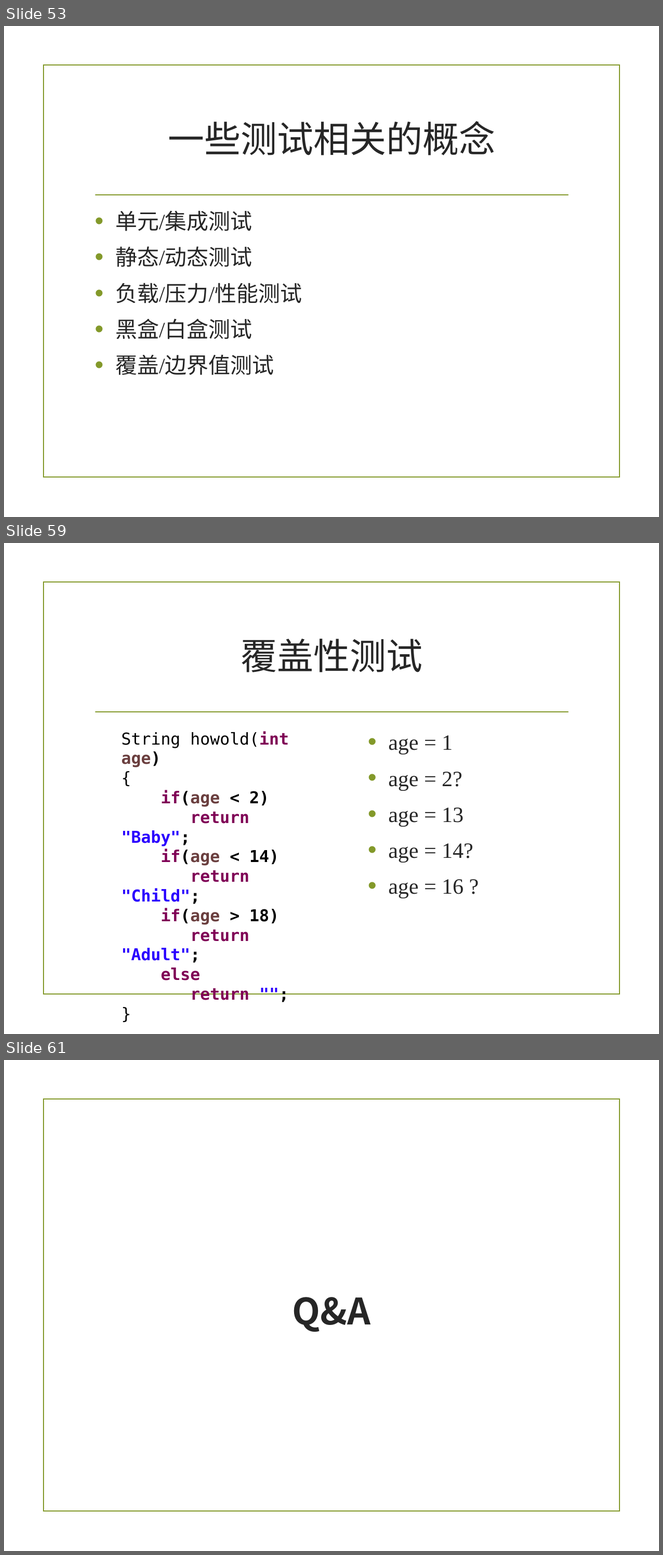
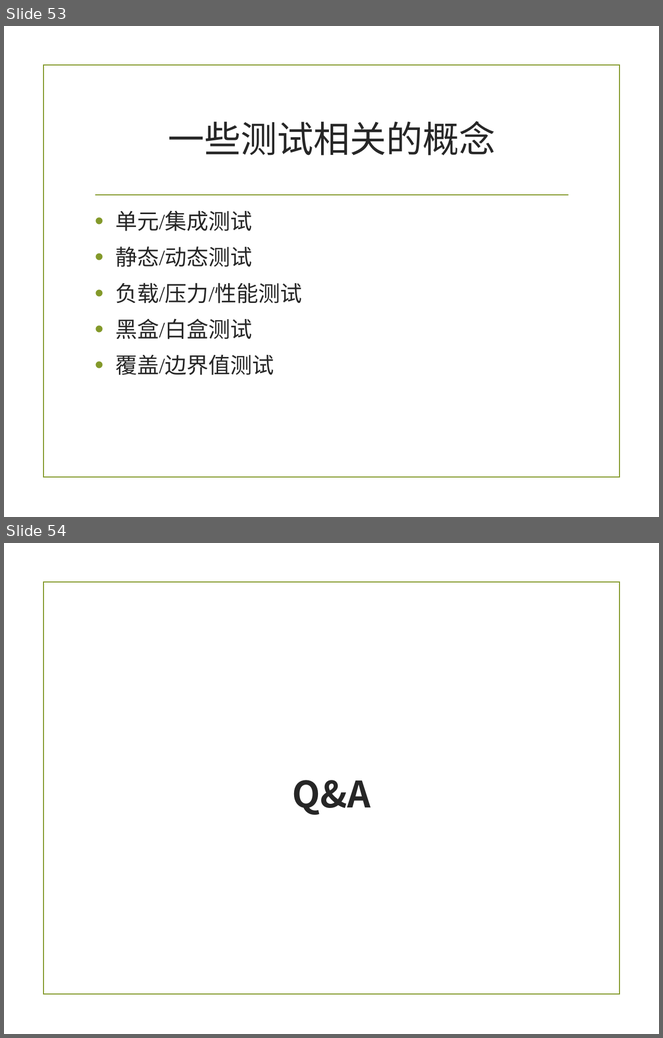
Before and after one commit to zuoshenghuang/curriculum, a slide deck: software/Ch_4_pro.pptx. Shown one above the other, each under a label of ours: slides 53, 59 and 61 before the commit, slides 53 and 54 after it; the slides between them are not shown. The pictures are 663x1555 and 663x1038 pixels, drawn with LibreOffice and Linux fonts; fonts in the diff are those of the drawing; background and template pictures are left out. Boxes give left, top, right and bottom in pixels: in the first picture for what was removed or moved away, otherwise in the second. Text is boxed around its words. In the diff, an @@ line names an element or a change of style, - is before the commit and + after.

```diff
--- a/software/Ch_4_pro.pptx
+++ b/software/Ch_4_pro.pptx
@@ slide 59 removed at (4, 543, 659, 1034), background picture (left out); not listed: 2 template elements that a slide beside it also shows @@
@@ title removed at (241, 639, 423, 672) @@
-覆盖性测试
@@ text removed at (122, 731, 289, 1001) @@
-String howold(int age)
-{
-if(age < 2)
-return "Baby";
-if(age < 14)
-return "Child";
-if(age > 18)
-return "Adult";
-else
-return "";
-}
@@ text removed at (388, 735, 474, 899) @@
-• age = 1
-• age = 2?
-• age = 13
-• age = 14?
-• age = 16 ?
@@ what was slide 61 is now slide 54 @@
```
Also in this commit, not shown: 4 slides changed, 6 other slides removed, 4 other files.
